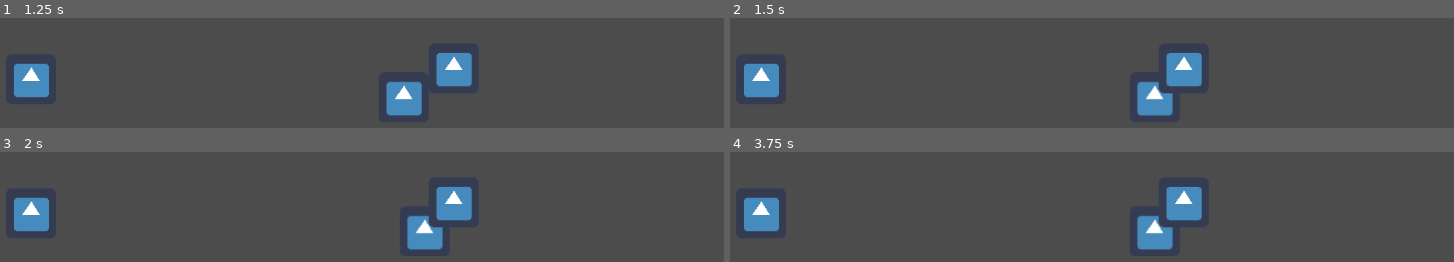
Above: before the commit, frames 1-4 (two rows, left to right).
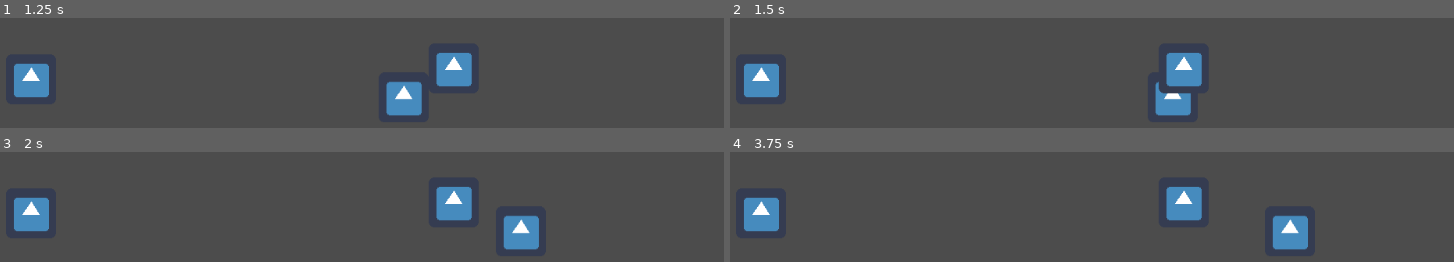
Above: after the commit, the same moments.

Repository: h19BeMa/Dream
Game: Godot game, scene res://Main.tscn
The game is run twice, just before and just after one commit, with the same random seed, the same clock (stepped at 60 frames per second) and the same inputs. The engine's default icon, where the game draws it, is replaced by a stand-in: a white triangle on a blue panel in a dark square.
Inputs:
- Up to frame 1 (1.25 s): tap Enter (ui_accept) at 0.5, 0.6, 0.77, 1.07 s; hold Right (ui_right) from 0.53 s (still down)
- Up to frame 2 (1.5 s): keep holding Right (ui_right); tap Enter (ui_accept) at 1.35 s
- Up to frame 3 (2 s): keep holding Right (ui_right); tap Enter (ui_accept) at 1.52, 1.82 s
- Up to frame 4 (3.75 s): release Right (ui_right) at 2.03 s; hold Left (ui_left) 2.03-2.78 s; tap Enter (ui_accept) at 2.1, 2.85, 3.02, 3.32, 3.6 s; hold Right (ui_right) from 2.78 s (still down)

Frame 1 is identical in both runs. In frame 2, 1.5% of the frame differs, in the area x 56-64%, y 57-90%; in frame 3, 2.9%, in the area x 56-75%, y 57-90%; in frame 4, 2.9%.
Error before the commit: Assertion failed. (res://door.gd:74)
Error after the commit: Assertion failed. (res://door.gd:90)

Commit message:
Add files via upload
invalid get index on base dictionary

Diff:
--- a/door.gd
+++ b/door.gd
@@ -36,7 +36,6 @@
 				text_label.visible == false
 				movement.SPEED = 0
 				text_label.show()
-
 				if dia_index != dialogue.size() + 1:
 					text_label.text = dialogue["1"][str(dia_index)]["text"]
 					dia_index += 1
@@ -52,7 +51,6 @@
 				movement.SPEED = 0
 				text_label.show()
 				text_label.text = dialogue["1"]["1"]["text"]
-
 			else:
 				text_label.hide()
 				movement.SPEED = 200
@@ -60,13 +58,31 @@
 
 	#ifall du inte har nyckel
 	elif get_item.items["1"]["is_picked"] == false:
-		text_label.visible == false
-		movement.SPEED = 0
-		text_label.show()
-		text_label.text = dialogue["2"]["text"]
-		text_label.hide()
-		movement.SPEED = 200
-		dialog_over = true
+		if dialog_over == false:
+			if dialogue.size() > 1:
+				text_label.visible == false
+				movement.SPEED = 0
+				text_label.show()
+				if dia_index != dialogue.size() + 1:
+					text_label.text = dialogue["2"][str(dia_index)]["text"]
+					dia_index += 1
+				else:
+					dia_index = 1
+					text_label.hide()
+					movement.SPEED = 200
+					dialog_over = true
+
+			#ifall storleken på dialogen är en rad
+			elif dialogue.size() == 1:
+				text_label.visible == false
+				movement.SPEED = 0
+				text_label.show()
+				text_label.text = dialogue["2"]["1"]["text"]
+
+			else:
+				text_label.hide()
+				movement.SPEED = 200
+				dialog_over = true
 
 func load_dialogue(file_path) -> Dictionary:
 
